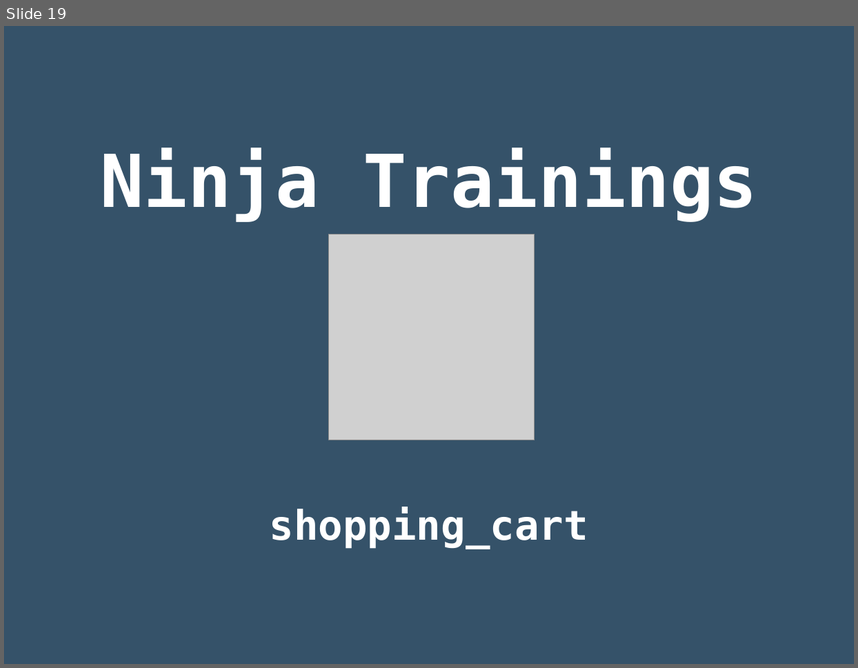
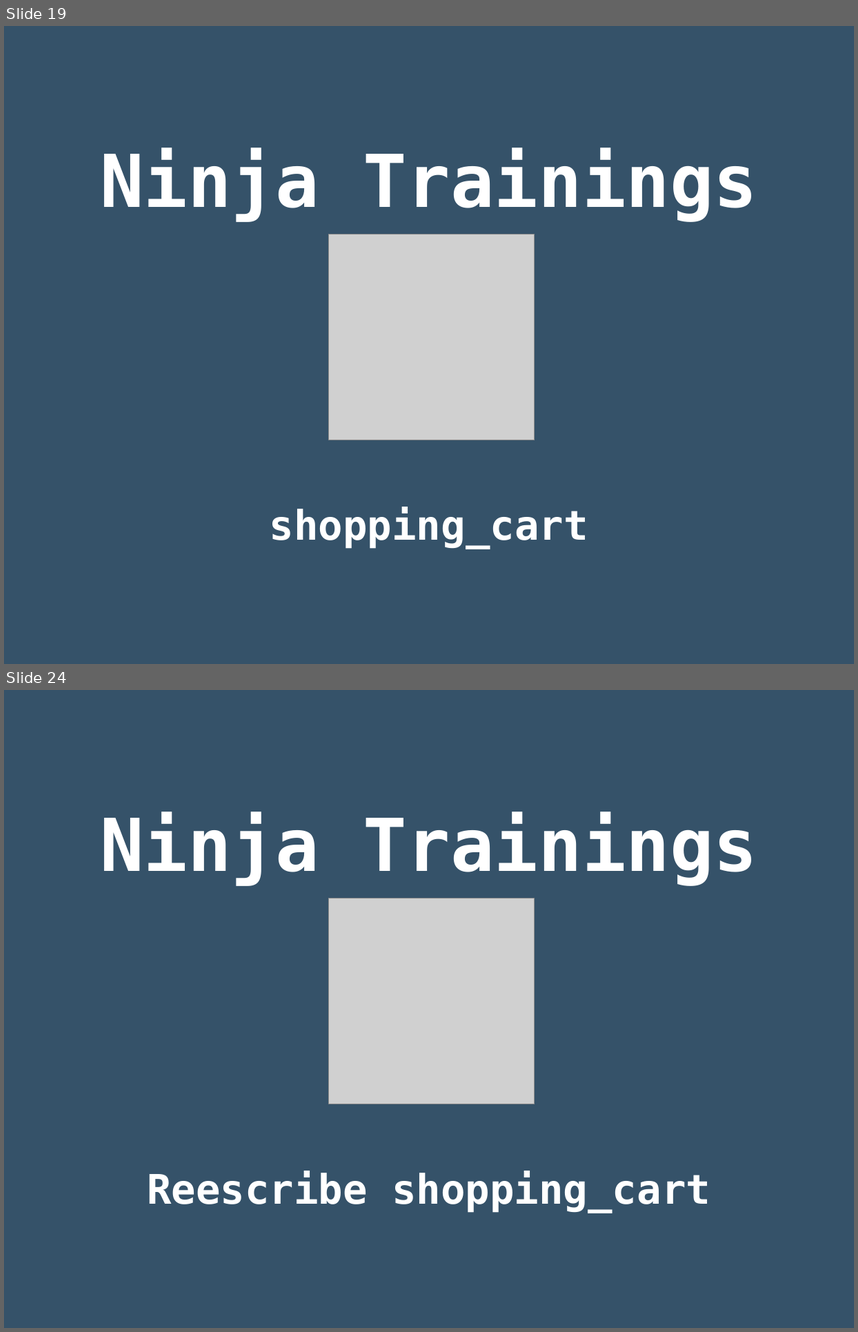
Before and after one commit to rgmf/dwes, a slide deck: unidades/05_poo_en_python/presentacion/01_poo.odp. Shown one above the other, each under a label of ours: slide 19 before the commit, slides 19 and 24 after it; the slides between them are not shown. The pictures are 858x668 and 858x1332 pixels, drawn with LibreOffice and Linux fonts; fonts in the diff are those of the drawing; grey boxes stand for pictures. Boxes give left, top, right and bottom in pixels: in the first picture for what was removed or moved away, otherwise in the second. Text is boxed around its words. In the diff, an @@ line names an element or a change of style, - is before the commit and + after.

```diff
--- a/unidades/05_poo_en_python/presentacion/01_poo.odp
+++ b/unidades/05_poo_en_python/presentacion/01_poo.odp
@@ slide 24 added at <box>4,690,854,1328</box>, background #355269 @@
@@ subtitle added at <box>100,811,757,1212</box>, 38 pt, text #FFFFFF, bold @@
+Ninja Trainings
+Reescribe shopping_cart
@@ picture added at <box>329,898,535,1104</box> @@
```
Also in this commit, not shown: 5 other slides added, 1 other file.
